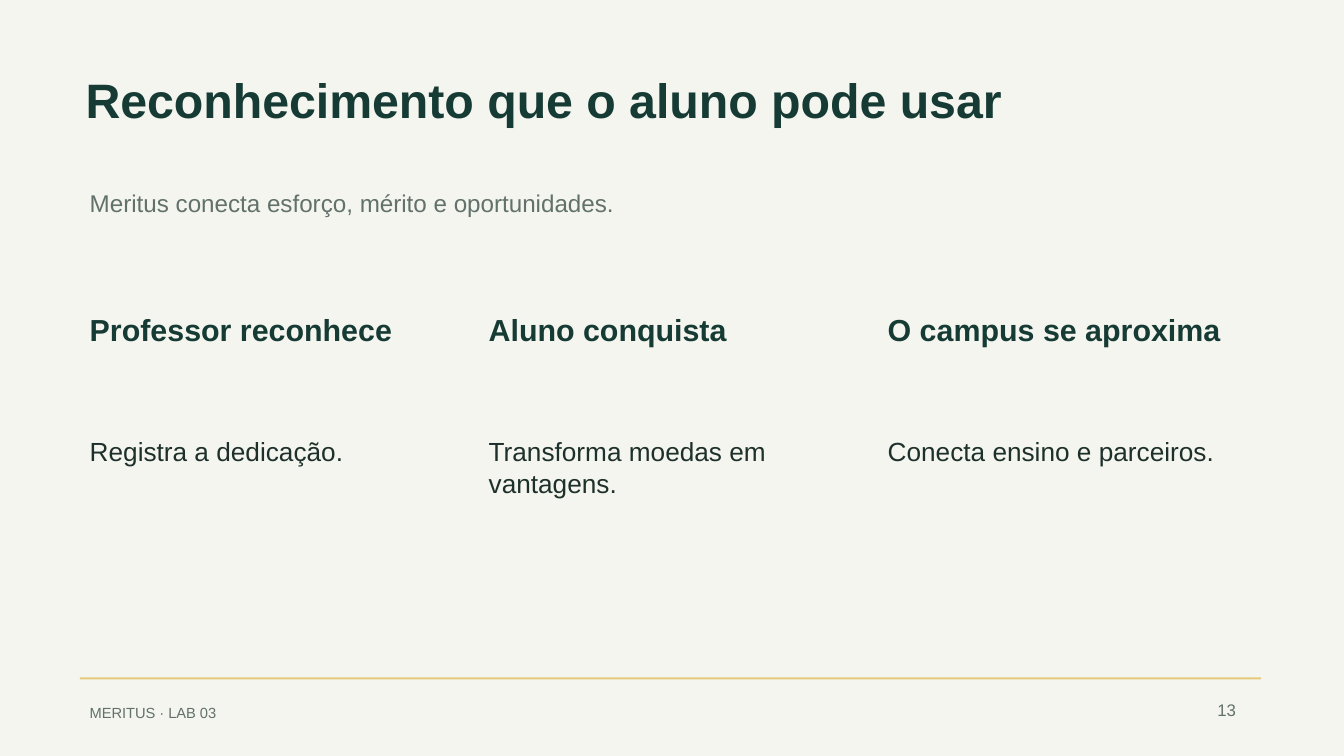
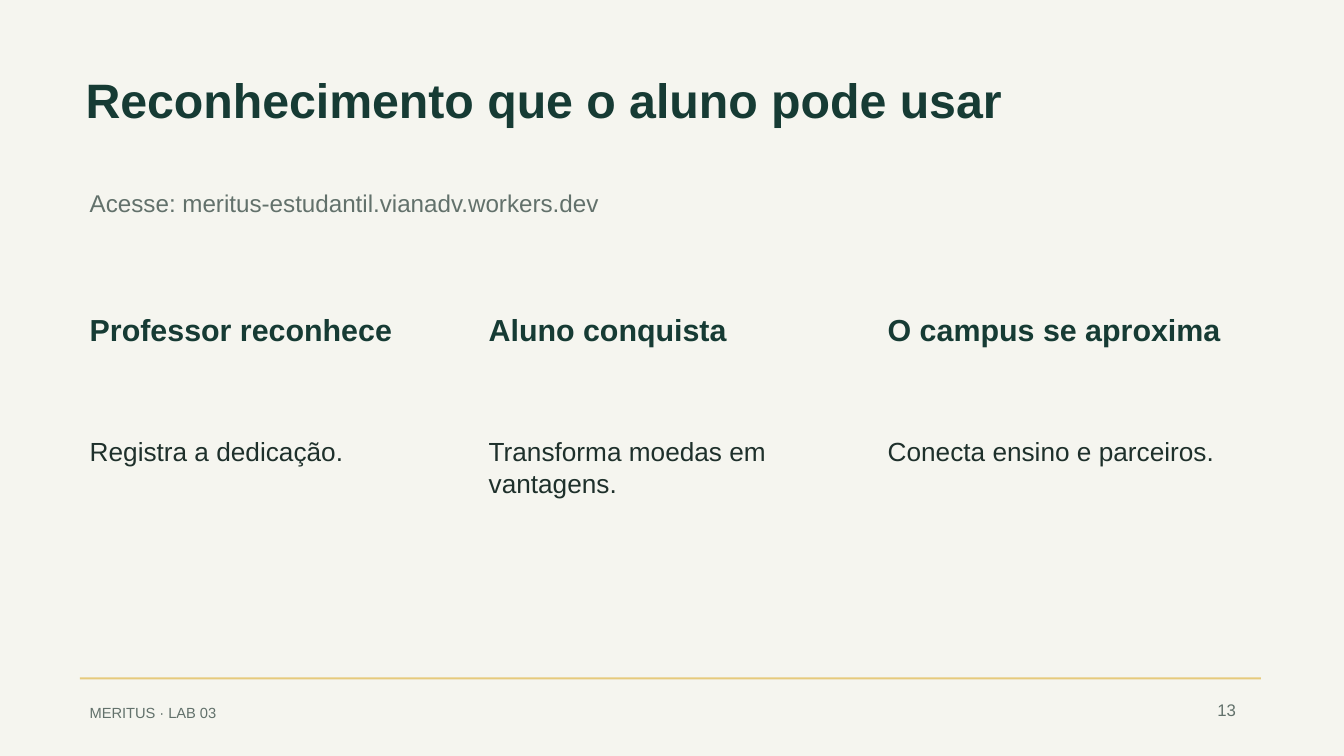
Before and after one commit to vianadv/sistemaMoedaEstudantil, a slide deck: slide 13 of apresentacao/Meritus_Pitch.pptx. Drawn at 1344x756 pixels with LibreOffice and Linux fonts; fonts in the diff are those of the drawing. Boxes give left, top, right and bottom in pixels: in the first picture for what was removed or moved away, otherwise in the second. Text is boxed around its words. In the diff, an @@ line names an element or a change of style, - is before the commit and + after.

```diff
--- a/apresentacao/Meritus_Pitch.pptx
+++ b/apresentacao/Meritus_Pitch.pptx
@@ text at <box>90,194,598,212</box>: text changed @@
-Meritus conecta esforço, mérito e oportunidades.
+Acesse: meritus-estudantil.vianadv.workers.dev
```
Also in this commit, not shown: 11 other files.
